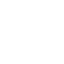
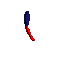
The second (64, 64) image is a revision of the first. Changes to its layers:
added group "FRONT ARM" with 9 layers above "Walk ANIM" over [24, 11, 35, 41]
showed "walk_1" (1st of 4, in "FRONT ARM"), moved it into group "FRONT ARM", painted on it over [24, 11, 35, 41]
